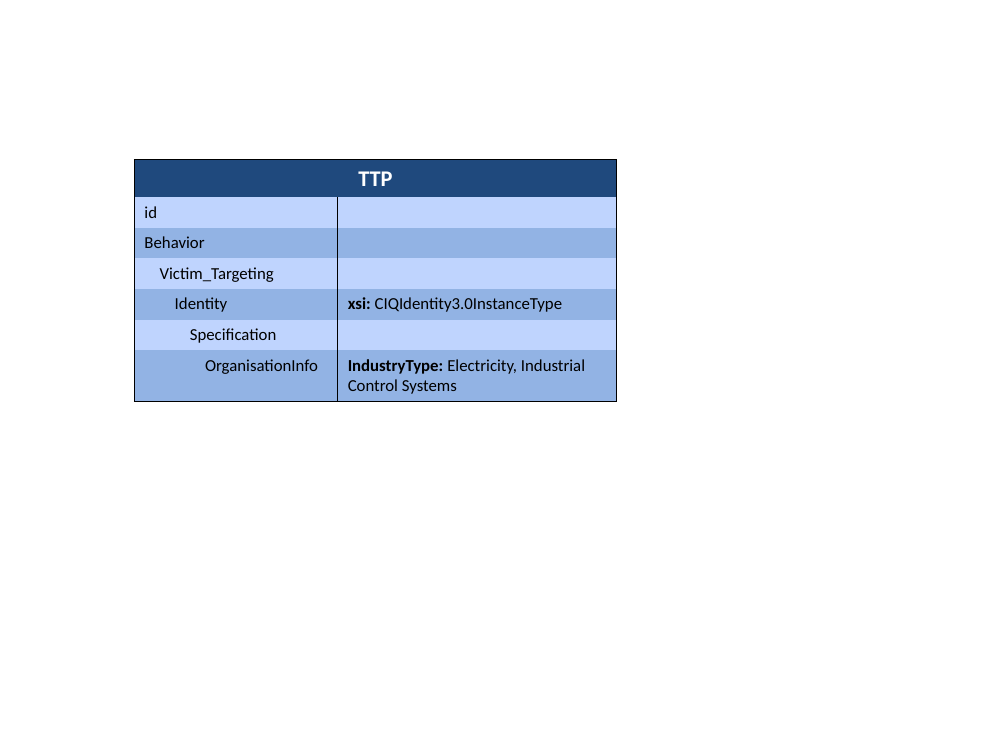
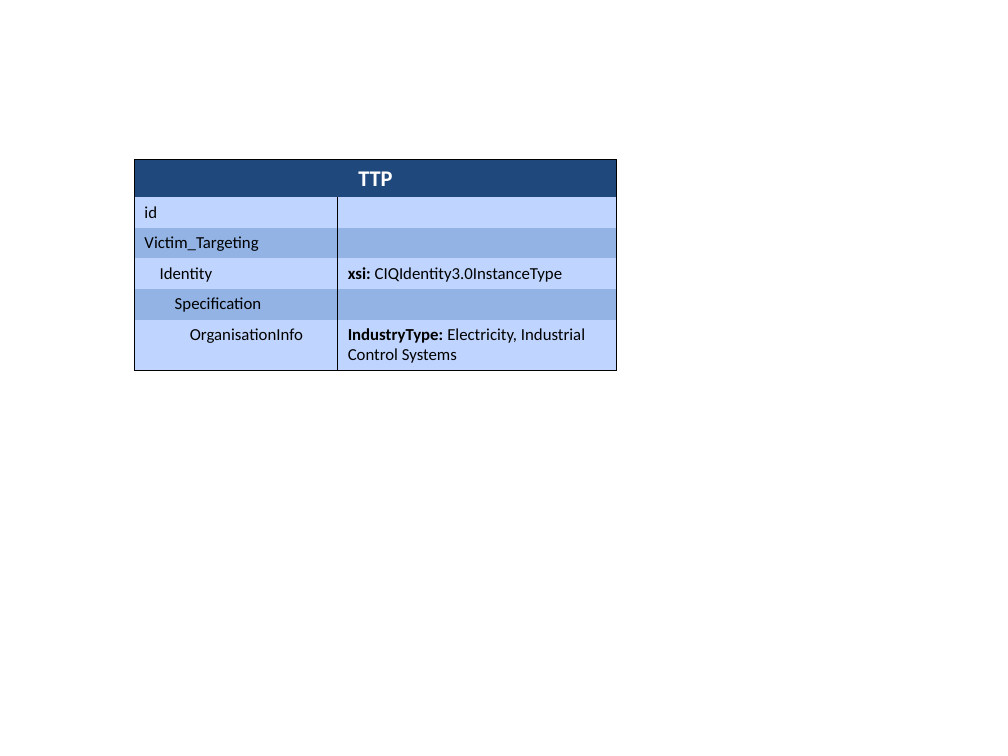
Before and after one commit to STIXProject/stixproject.github.io, a slide deck: slide 1 of idioms/ttp/industry-sector/diagram.pptx. Drawn at 1008x756 pixels with LibreOffice and Linux fonts; fonts in the diff are those of the drawing. Boxes give left, top, right and bottom in pixels: in the first picture for what was removed or moved away, otherwise in the second. Text is boxed around its words. In the diff, an @@ line names an element or a change of style, - is before the commit and + after.

```diff
--- a/idioms/ttp/industry-sector/diagram.pptx
+++ b/idioms/ttp/industry-sector/diagram.pptx
@@ table at (134, 159, 617, 369) @@
-row 3: Behavior | 
```
Also in this commit, not shown: 2 other files.
